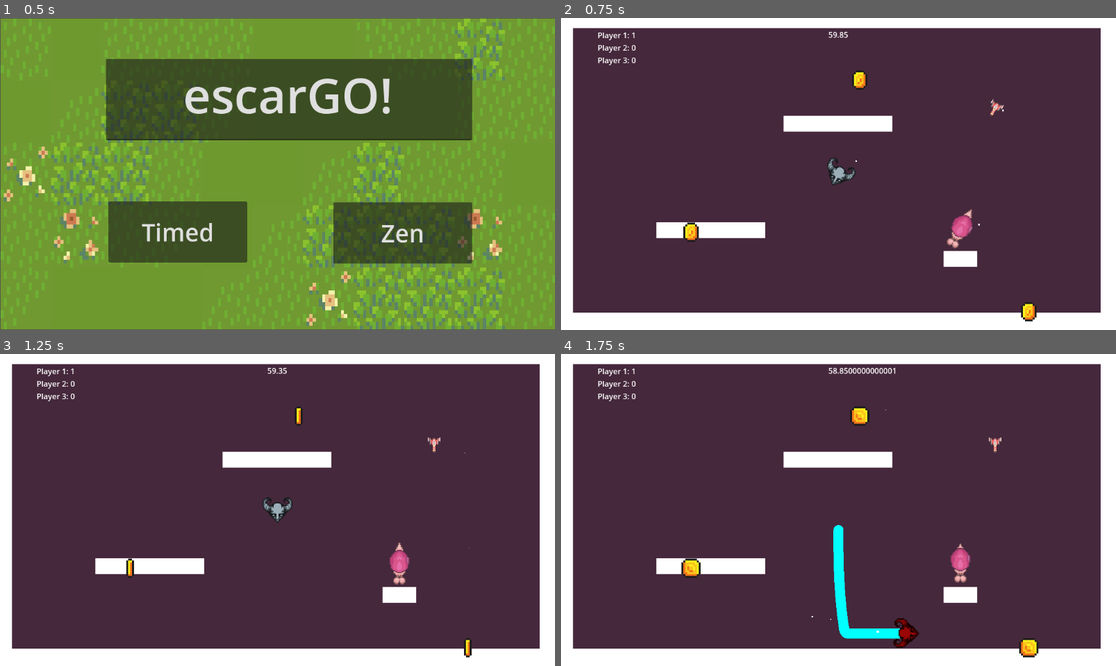
Above: before the commit, frames 1-4 (two rows, left to right).
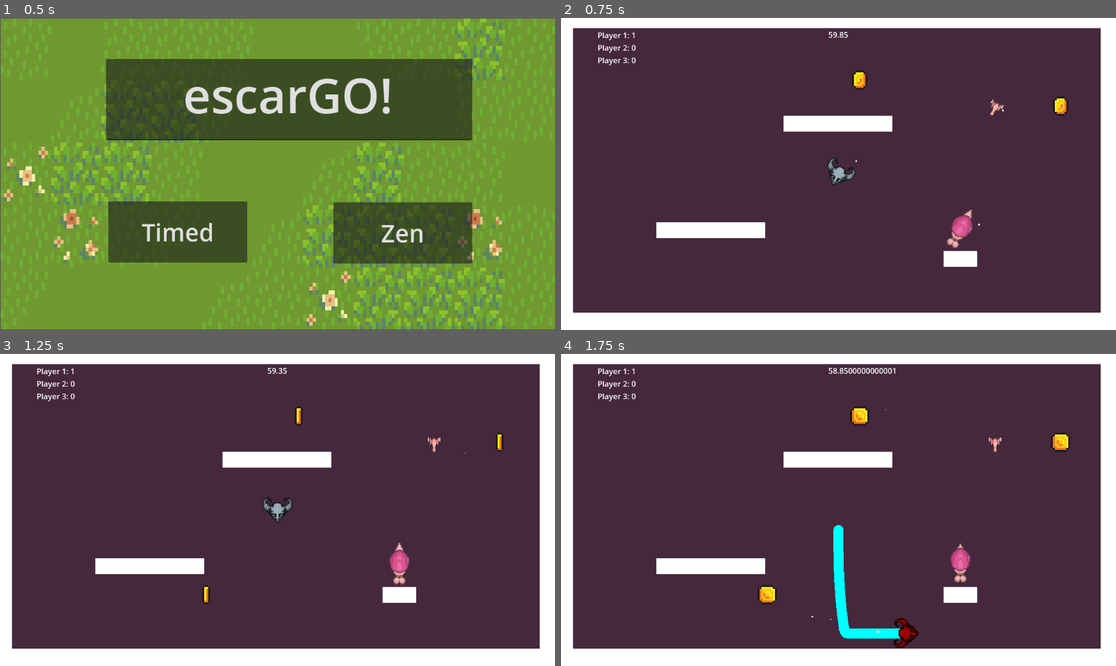
Above: after the commit, the same moments.

Repository: reniby/catfight
Game: Godot game, scene res://scenes/menu.tscn
Same seed, same stepped clock (60 frames per second), same inputs: the game is played once before the commit and once after it.
Inputs:
- Up to frame 1 (0.5 s): no input
- Up to frame 2 (0.75 s): click "Timed" at 0.5 s
- Up to frame 3 (1.25 s): no input
- Up to frame 4 (1.75 s): tap Enter (dash_p1) at 1.25, 1.35 s; hold Right (right_p1) from 1.28 s (still down)

Frame 1 is identical in both runs. In frame 2, 0.4% of the frame differs, in the area x 22-92%, y 25-98%; in frame 3, 0.3%; in frame 4, 0.8%, in the area x 21-92%, y 25-98%.

Commit message:
fix coin overlap

Diff:
--- a/scripts/coin.gd
+++ b/scripts/coin.gd
@@ -3,26 +3,28 @@
 var max_y = 594
 var max_x = 1086
 var rng = RandomNumberGenerator.new()
-# Called when the node enters the scene tree for the first time.
+@onready var area: Area2D = $Area2D
+@onready var sprite: AnimatedSprite2D = $Sprite2D
+
 func _ready() -> void:
 	choose_location()
 
+func _physics_process(delta: float) -> void:
+	var overlapping = false
 
+	if len(area.get_overlapping_bodies()):
+		overlapping = true
+		choose_location()
 
-
-
-# Called every frame. 'delta' is the elapsed time since the previous frame.
-func _process(delta: float) -> void:
-	pass
+	if not overlapping:
+		call_deferred("show")
 
 func choose_location():
+	hide()
 	var x = rng.randf_range(-max_x / 2, max_x / 2)
 	var y = rng.randf_range(-max_y / 2, max_y / 2)
 	position = Vector2(x, y)
 
-
-
 func _on_area_2d_body_entered(body: Node2D) -> void:
 	if body is CharacterBody2D:
 		body.score += 1
-		choose_location()
Not shown, changed: brackeys_platformer_assets 2/fonts/PixelOperator8-Bold.ttf.import
Not shown, changed: brackeys_platformer_assets 2/fonts/PixelOperator8.ttf.import
Not shown: 1 places in scenes/catfight.tscn that only renumber resources
Not shown: 1 places in scenes/coin.tscn that only renumber resources
Not shown: 1 places in scenes/player.tscn that only renumber resources
Not shown: 1 places in scenes/trail.tscn that only renumber resources
Not shown, added: scripts/coin.gd.uid
